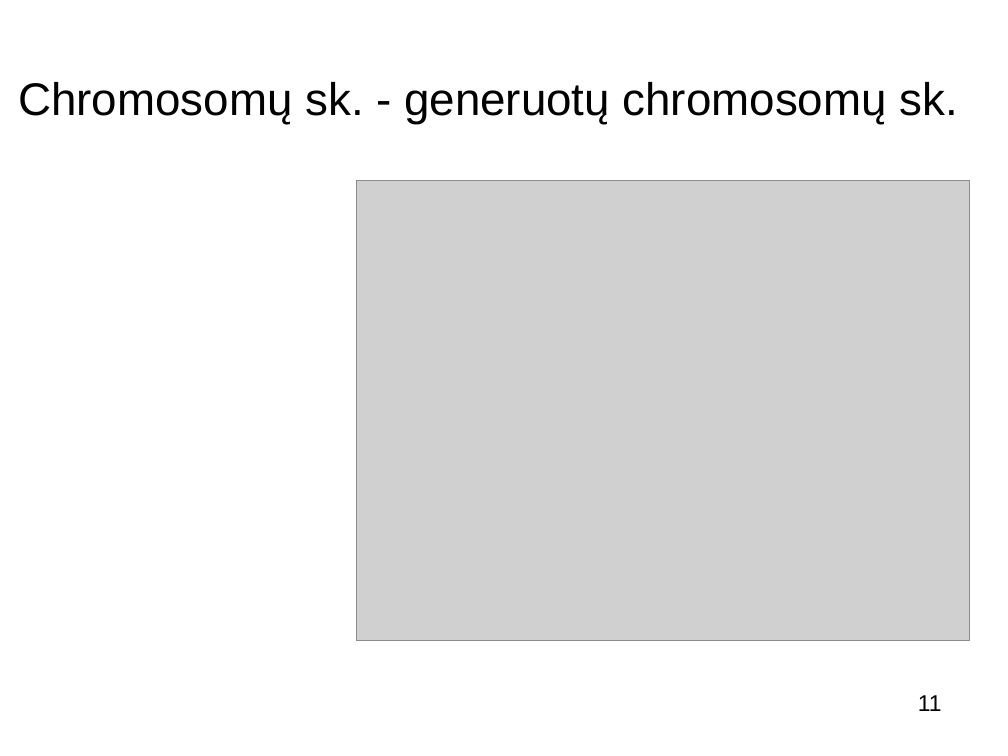
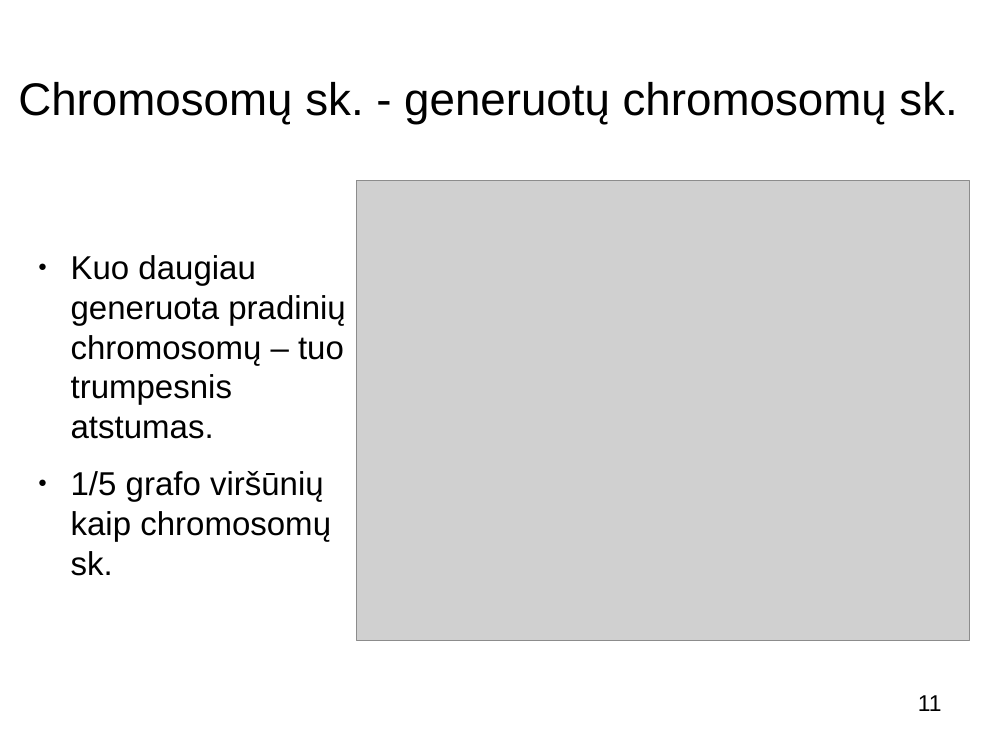
Before and after one commit to buz-zard/_archive, a slide deck: slide 11 of final-thesis/doc/presentation_[K.Š.].odp. Drawn at 1008x756 pixels with LibreOffice and Linux fonts; fonts in the diff are those of the drawing; grey boxes stand for pictures; background and template pictures are left out. Boxes give left, top, right and bottom in pixels: in the first picture for what was removed or moved away, otherwise in the second. Text is boxed around its words. In the diff, an @@ line names an element or a change of style, - is before the commit and + after.

```diff
--- a/final-thesis/doc/presentation_[K.Š.].odp
+++ b/final-thesis/doc/presentation_[K.Š.].odp
@@ text added at [71, 255, 345, 576], 26 pt, text #000000 @@
+● Kuo daugiau generuota pradinių chromosomų – tuo trumpesnis atstumas.
+● 1/5 grafo viršūnių kaip chromosomų sk.
```
Also in this commit, not shown: 8 other slides changed, 2 slides added, 3 slides removed, 1 other file.
